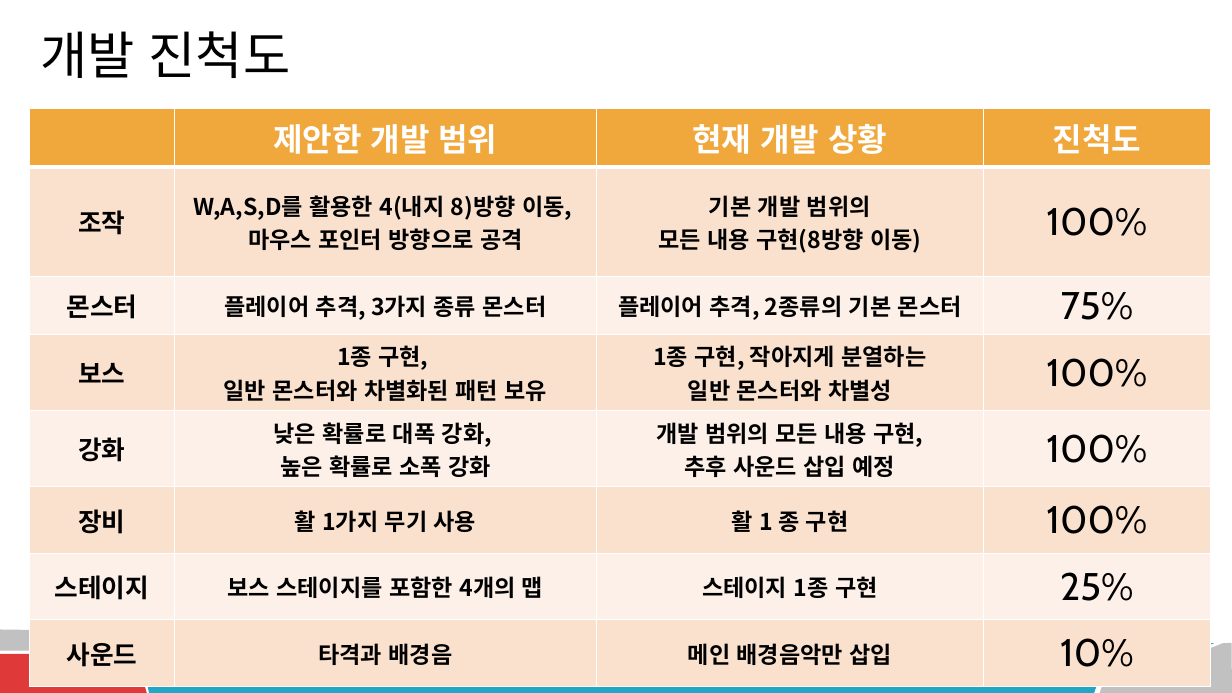
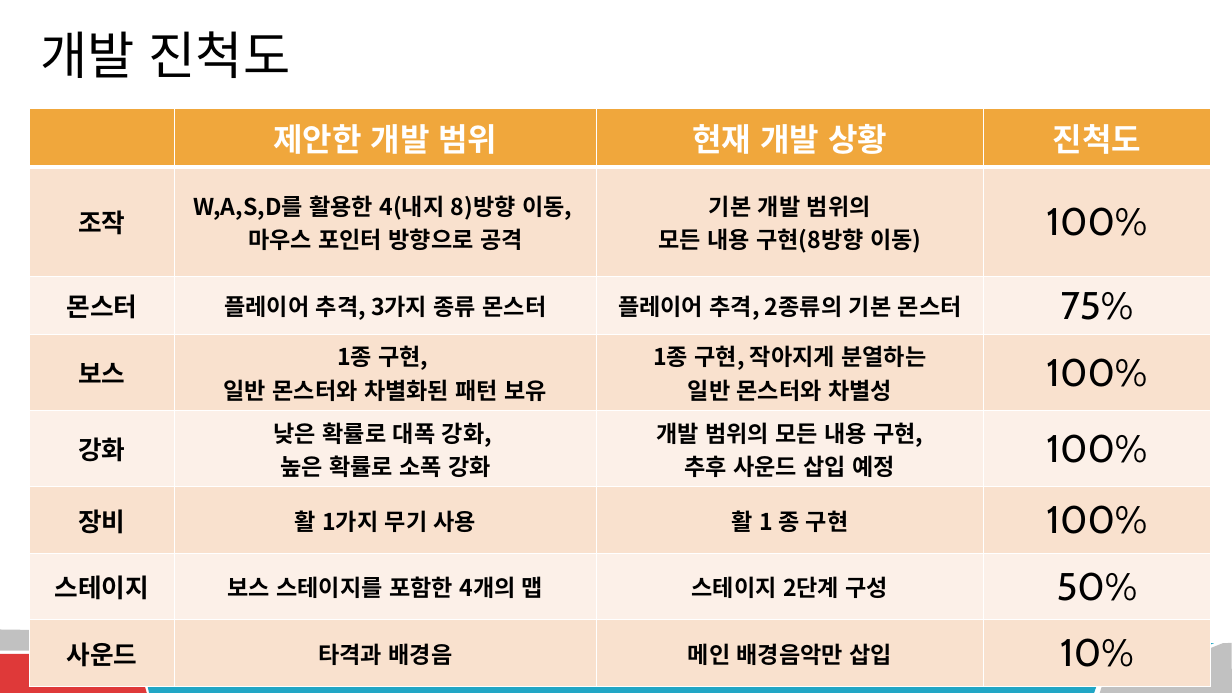
Before and after one commit to dlwngh1113/2DGP, a slide deck: slide 2 of 2DGP3차발표.pptx. Drawn at 1232x693 pixels with LibreOffice and Linux fonts; fonts in the diff are those of the drawing. Boxes give left, top, right and bottom in pixels: in the first picture for what was removed or moved away, otherwise in the second. Text is boxed around its words. In the diff, an @@ line names an element or a change of style, - is before the commit and + after.

```diff
--- a/2DGP3차발표.pptx
+++ b/2DGP3차발표.pptx
@@ table at (30, 109, 1212, 671) @@
-row 7, column 3: 스테이지 1종 구현
+row 7, column 3: 스테이지 2단계 구성
-row 7, column 4: 25%
+row 7, column 4: 50%
```
Also in this commit, not shown: 3 other files.
